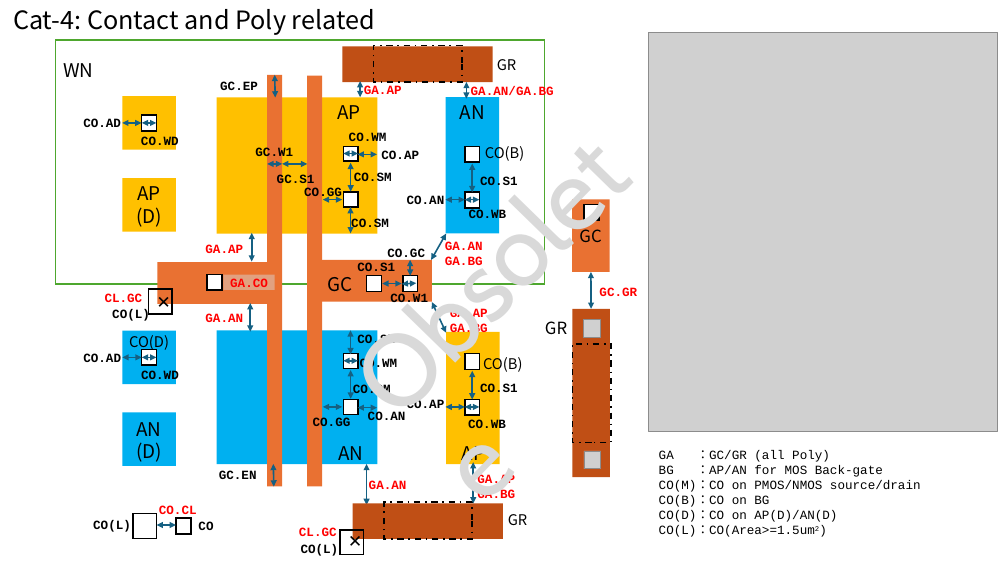
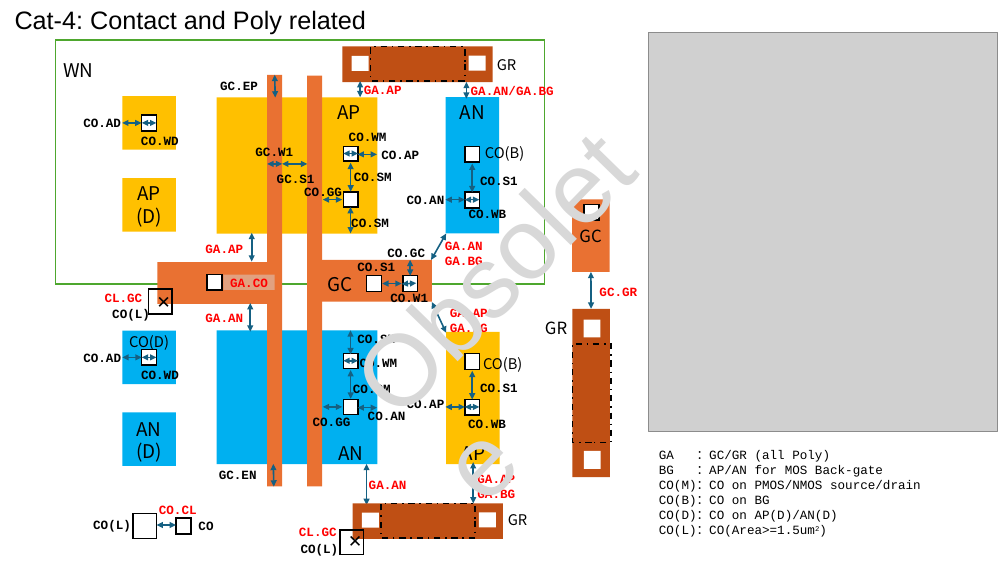
Before and after one commit to OpenSUSI/TR-1um, a slide deck: slide 28 of Document/TR-1um_DRC_summary.pptx. Drawn at 1008x567 pixels with LibreOffice and Linux fonts; fonts in the diff are those of the drawing; grey boxes stand for pictures; background and template pictures are left out. Boxes give left, top, right and bottom in pixels: in the first picture for what was removed or moved away, otherwise in the second. Text is boxed around its words. In the diff, an @@ line names an element or a change of style, - is before the commit and + after.

```diff
--- a/Document/TR-1um_DRC_summary.pptx
+++ b/Document/TR-1um_DRC_summary.pptx
@@ text "Cat-4: Contact and Poly related" at [15,10,366,35]: font Noto Sans CJK JP to Arial @@
@@ fill #C04F15 to #BF4F14 in 3 elements at [572,309,610,478], [353,504,504,539], [343,46,493,82] @@
@@ rectangle added at [352,55,368,71], fill #FFFFFF @@
@@ rectangle added at [470,55,485,71], fill #FFFFFF @@
@@ text "Obsolete" at [319,68,692,446]: font Cabin to Arial, text colour #D9D9D9 to #D8D8D8 @@
@@ text "GC" rewrapped from [579,225,601,242] to [579,229,601,242] @@
@@ picture removed at [584,320,600,338] @@
@@ rectangle added at [584,320,600,338], fill #FFFFFF @@
@@ picture removed at [585,451,601,470] @@
@@ rectangle added at [585,451,601,470], fill #FFFFFF @@
@@ rectangle added at [362,512,378,528], fill #FFFFFF @@
@@ rectangle added at [479,512,495,528], fill #FFFFFF @@
```
Also in this commit, not shown: 58 other slides changed, 14 other files.
